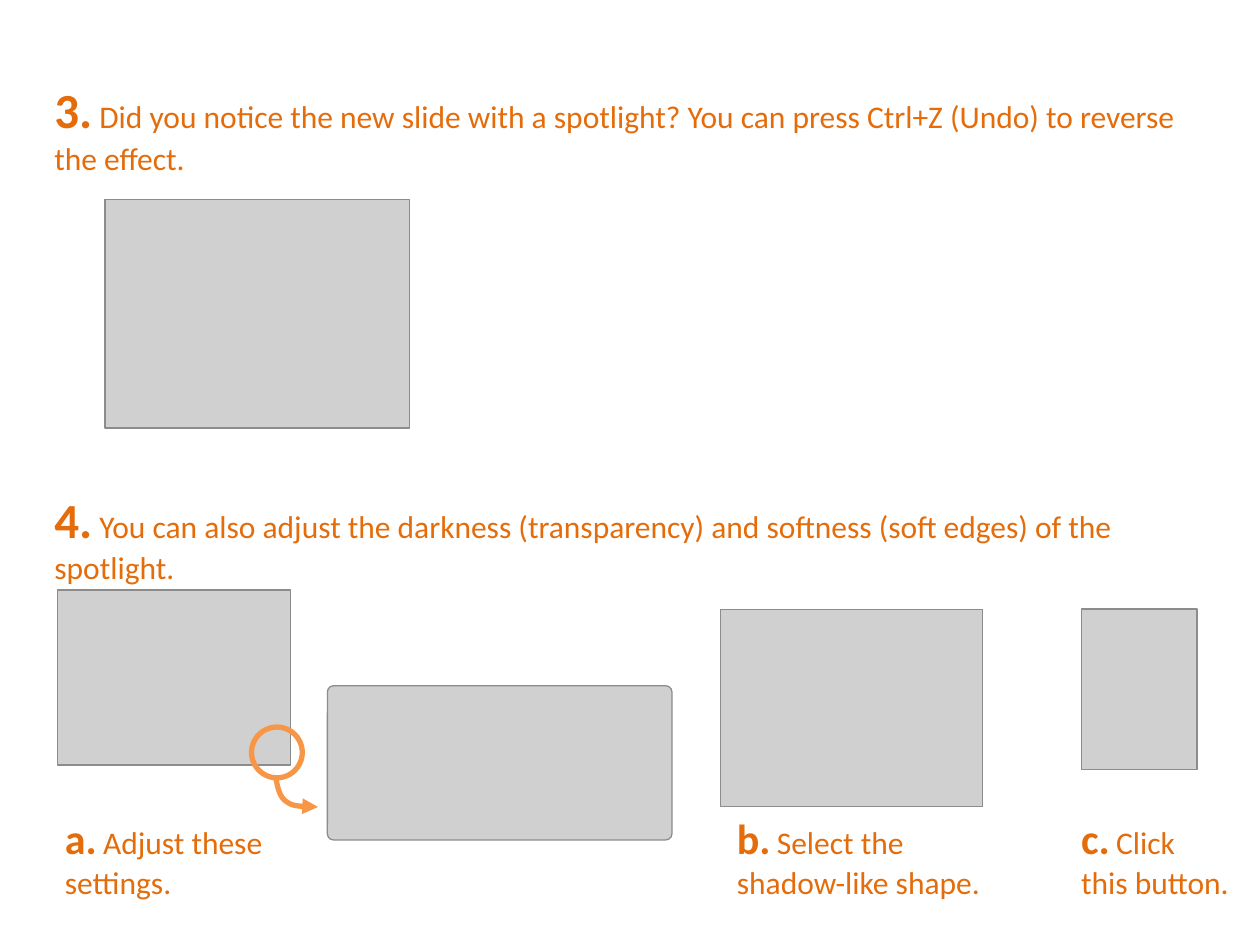
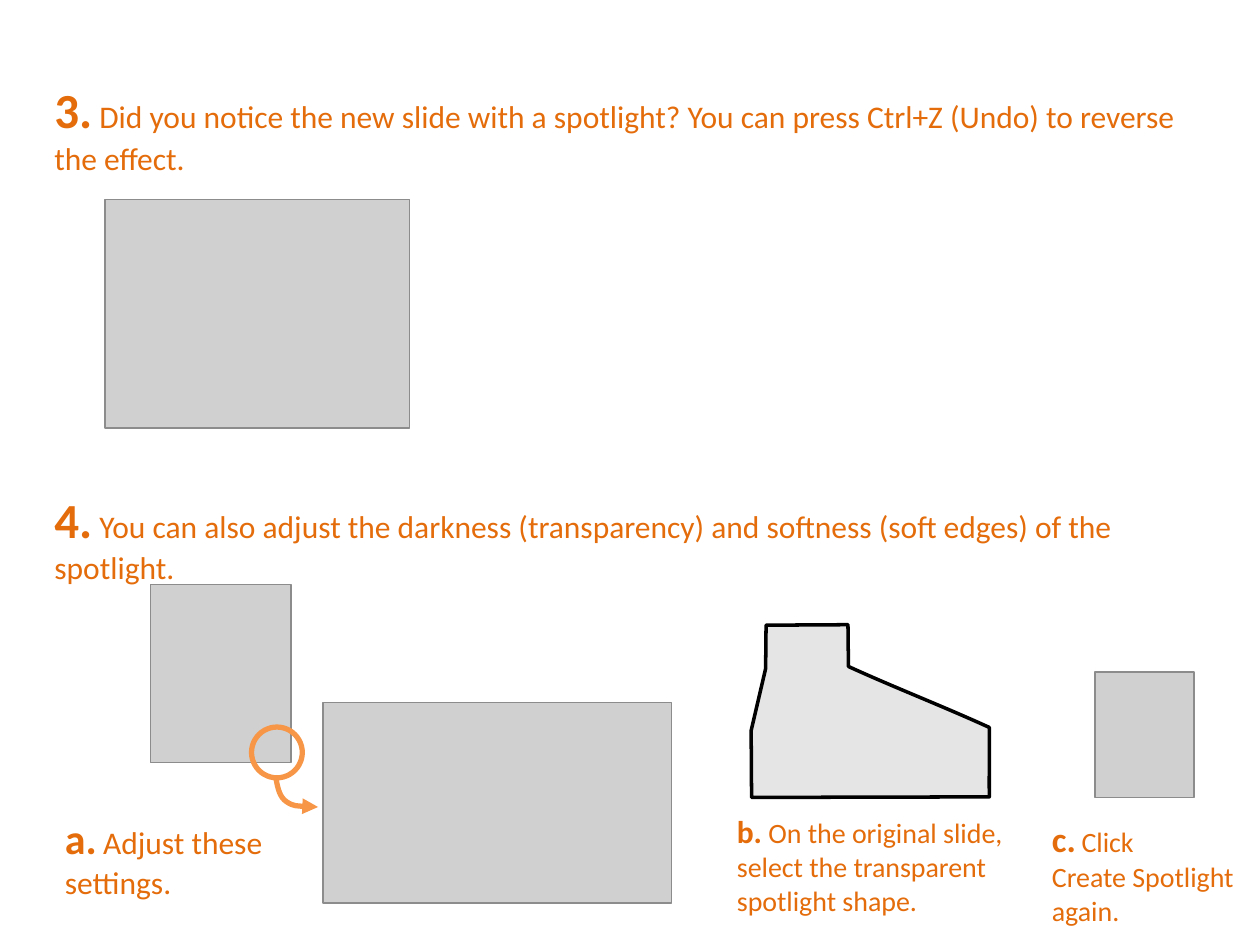
Before and after one commit to PowerPointLabs/PowerPointLabs, a slide deck: slide 10 of doc/PowerPointLabs Quick Tutorial.pptx. Drawn at 1260x945 pixels with LibreOffice and Linux fonts; fonts in the diff are those of the drawing; grey boxes stand for pictures. Boxes give left, top, right and bottom in pixels: in the first picture for what was removed or moved away, otherwise in the second. Text is boxed around its words. In the diff, an @@ line names an element or a change of style, - is before the commit and + after.

Commit message:
Update icons and phrasing of tutorial slides.
In particular, the Highlight Points section was changed - it previously
referred to Highlight Text instead.

```diff
--- a/doc/PowerPointLabs Quick Tutorial.pptx
+++ b/doc/PowerPointLabs Quick Tutorial.pptx
@@ picture resized from (x1=58, y1=590, x2=291, y2=765) to (x1=150, y1=585, x2=291, y2=764) @@
@@ picture removed at (x1=721, y1=610, x2=983, y2=806) @@
@@ freeform shape added at (x1=751, y1=625, x2=989, y2=798), fill #AAAAAA at 30% opacity, outline #000000 2 pt @@
@@ picture removed at (x1=1081, y1=609, x2=1197, y2=770) @@
@@ picture added at (x1=1095, y1=672, x2=1194, y2=798) @@
@@ picture resized from (x1=328, y1=685, x2=672, y2=839) to (x1=323, y1=703, x2=672, y2=903) @@
@@ text at (x1=737, y1=821, x2=1002, y2=916): text changed; size 18 to 16 pt @@
-b. Select the shadow-like shape.
+b. On the original slide, select the transparent spotlight shape.
@@ text at (x1=1052, y1=832, x2=1233, y2=926): text changed; size 18 to 16 pt @@
-c. Click
-this button.
+c. Click
+Create Spotlight again.
```
Also in this commit, not shown: 23 other slides changed.
